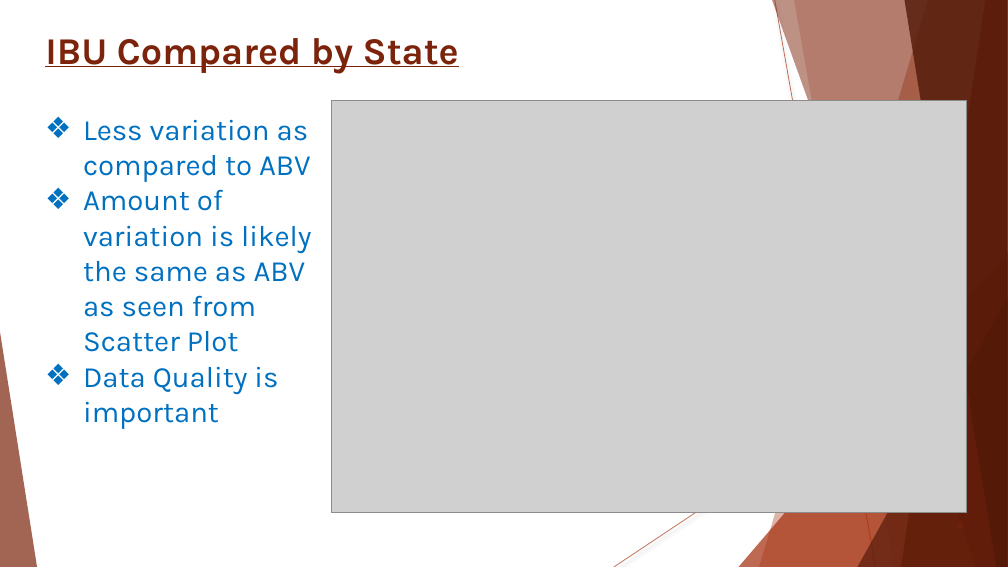
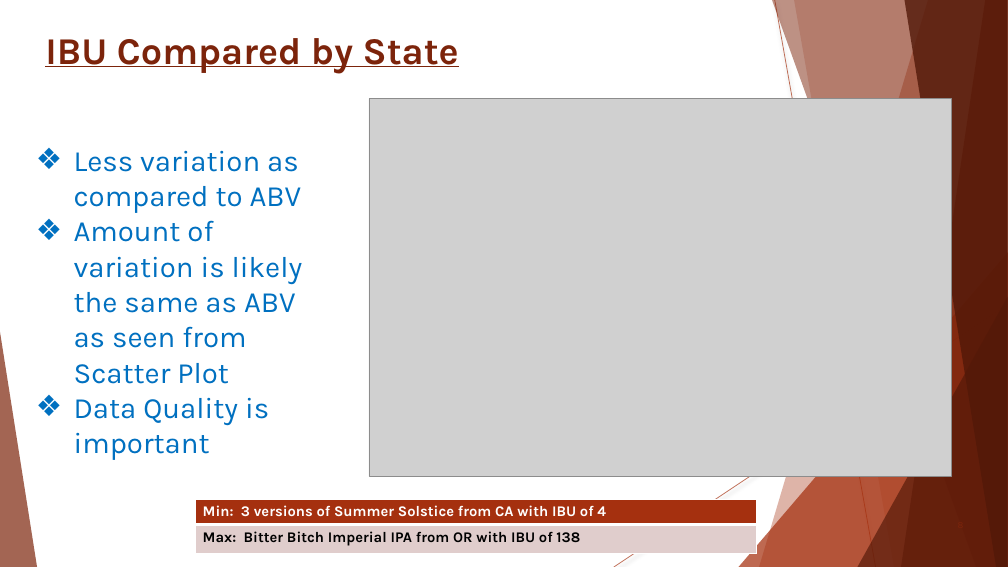
Before and after one commit to Wu-Sophia/BeerAnalysis, a slide deck: slide 8 of DataDynamos_BeerMarketingPresentation.pptx. Drawn at 1008x567 pixels with LibreOffice and Linux fonts; fonts in the diff are those of the drawing; grey boxes stand for pictures. Boxes give left, top, right and bottom in pixels: in the first picture for what was removed or moved away, otherwise in the second. Text is boxed around its words. In the diff, an @@ line names an element or a change of style, - is before the commit and + after.

```diff
--- a/DataDynamos_BeerMarketingPresentation.pptx
+++ b/DataDynamos_BeerMarketingPresentation.pptx
@@ picture: place and size @@
-picture at <box>332,101,967,513</box>
+picture at <box>369,98,951,476</box>
@@ text "Less variation as compared to ...": place and size @@
-text "Less variation as compared to ..." at <box>83,120,311,429</box>
+text "Less variation as compared to ..." at <box>74,151,302,460</box>
@@ table added at <box>195,500,756,554</box>, 2 rows, 1 columns @@
+Min: 3 versions of Summer Solstice from CA with IBU of 4
+Max: Bitter Bitch Imperial IPA from OR with IBU of 138
```
Also in this commit, not shown: 9 other slides changed.
